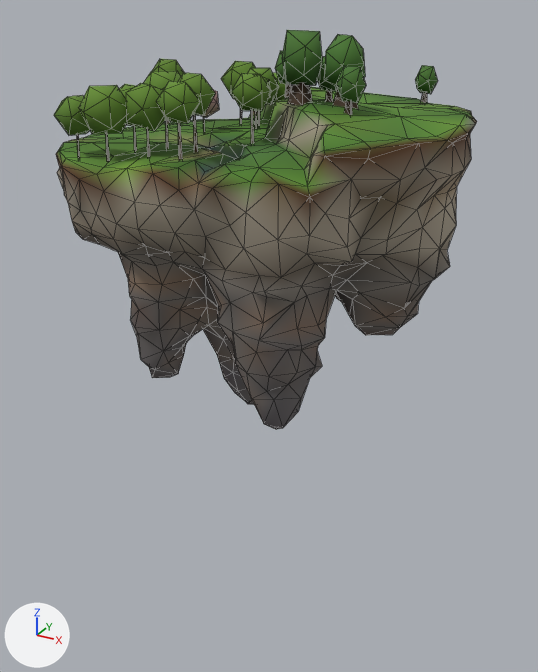
Two versions of the glTF model public/assets/models/islands/island-terrace-lod2.glb, one commit apart.
The view is the same before and after, from a camera (50 mm lens) standing at (65.6, -118.3, 21.7) and looking at (3.3, -5.0, -35.0). The lights are fixed; the arrows at lower left show +X, +Y and +Z. The older version comes first. Mesh edges are drawn as thin lines. Where no turn or scale is listed for an object, it has been applied to the vertices.

Before the edit, the objects in view are built like this:
```python
me_silhouette = bpy.data.meshes.new('Silhouette')
me_silhouette.from_pydata(...)  # 1321 vertices, 2446 faces; spans x -36.6..36.6, y -33.4..33.4, z -35.2..35.2
me_silhouette.materials.append(mat_island_silhouette)
ob_silhouette = bpy.data.objects.new('Silhouette', me_silhouette)
ob_silhouette.location = (0.5, 1.8, -16.5)
```
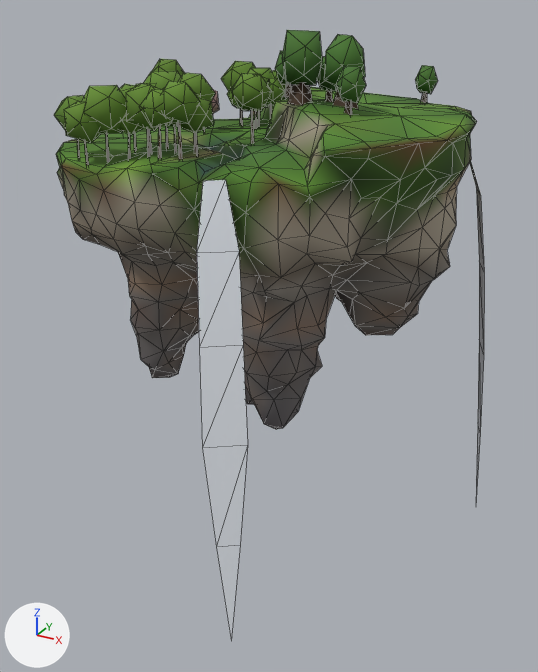
Where the newer file only moved an object's origin or applied its transform, the numbers keep the older frame.

What changed in the scene script:
```text
Change me_silhouette:
    remove me_silhouette.from_pydata(...)  # 1321 vertices, 2446 faces; spans x -36.6..36.6, y -33.4..33.4, z -35.2..35.2
    add me_silhouette.from_pydata(...)  # 1565 vertices, 2816 faces; spans x -36.6..41.1, y -41.0..33.4, z -58.8..35.1
    me_silhouette part 1: the loose piece of 10 vertices spanning x -3.6..-3.0, y -20.2..-19.7, z 17.0..23.6 is copied, and the copy is scaled about its middle by (0.688, 0.635, 0.713), then moved by (-2.8, -1.5, -1.1); it spans x -6.4..-6.0, y -21.7..-21.3, z 16.9..21.6
    me_silhouette part 2: the loose piece of 12 vertices spanning x -5.3..0.9, y -28.7..-22.8, z 22.4..28.4 is copied, and the copy is multiplied about its middle by the matrix ((-0.614, -0.444, 0.049), (0.446, -0.613, 0.034), (0.02, 0.057, 0.757)), then moved by (-8.7, -0.7, -2.8); it spans x -13.3..-8.4, y -29.1..-24.0, z 20.3..24.8
    me_silhouette part 3: the loose piece of 10 vertices spanning x -14.2..-13.7, y -28.7..-28.3, z 15.6..21.1 is copied, and the copy is multiplied about its middle by the matrix ((0.107, -0.868, 0.035), (0.868, 0.107, 0.006), (-0.01, 0.034, 0.874)), then moved by (2.7, 1.7, 0.1); it spans x -11.6..-10.9, y -27.0..-26.5, z 16.1..20.9
    me_silhouette part 4: the loose piece of 12 vertices spanning x -8.1..-2.8, y 0.2..6.2, z 22.3..27.5 is copied, and the copy is multiplied about its middle by the matrix ((-1.014, 0.112, -0.006), (-0.112, -1.01, 0.087), (0.003, 0.087, 1.016)), then moved by (0.8, 6.6, 0.2); it spans x -7.5..-1.9, y 6.8..12.9, z 22.3..27.7
    me_silhouette part 5: the loose piece of 10 vertices spanning x -9.6..-9.1, y -19.5..-19.1, z 16.7..22.5 is copied, and the copy is multiplied about its middle by the matrix ((-1.032, -0.12, 0.047), (0.117, -1.031, -0.065), (0.054, -0.06, 1.037)), then moved by (-0.6, -3.4, 0.1); it spans x -10.4..-9.9, y -23.0..-22.3, z 16.7..22.6
    me_silhouette part 6: the loose piece of 12 vertices spanning x -8.1..-2.8, y 0.2..6.2, z 22.3..27.5 is copied, and the copy is multiplied about its middle by the matrix ((-0.104, -0.911, 0.008), (0.91, -0.103, 0.042), (-0.041, 0.013, 0.916)), then moved by (1.5, 2.8, -0.7); it spans x -6.6..-1.2, y 3.5..8.6, z 21.7..26.5
    me_silhouette part 7: the loose piece of 12 vertices spanning x -5.3..0.9, y -28.7..-22.8, z 22.4..28.4 is copied, and the copy is multiplied about its middle by the matrix ((0.06, -0.905, 0.047), (0.906, 0.062, 0.025), (-0.028, 0.045, 0.906)), then moved by (-2.8, -0.7, -0.8); it spans x -7.7..-2.4, y -29.3..-23.6, z 21.9..27.3
    me_silhouette part 8: the loose piece of 10 vertices spanning x -14.2..-13.9, y -21.8..-21.4, z 16.3..21.3 is copied, and the copy is turned -82.1 degrees about the z axis through its middle and scaled by 1.16, then moved by (8.8, -4.9, 0.9); it spans x -5.5..-4.9, y -26.9..-26.4, z 16.8..22.5
    me_silhouette part 9: the loose piece of 12 vertices spanning x -11.1..-3.2, y 4.4..11.4, z 21.5..28.1 is copied, and the copy is turned -46 degrees about the z axis through its middle and scaled by 0.785, then moved by (-3.3, -1.1, -1.7); it spans x -13.4..-7.6, y 4.3..9.4, z 20.5..25.7
    me_silhouette part 10: the loose piece of 12 vertices spanning x -12.3..-4.3, y -28.9..-21.8, z 21.1..27.8 is copied, and the copy is multiplied about its middle by the matrix ((-0.75, -0.338, -0.029), (0.337, -0.75, 0.023), (-0.036, 0.009, 0.822)), then moved by (6.7, 3.0, -1.0); it spans x -4.7..1.4, y -25.7..-19.0, z 20.6..26.2
    me_silhouette part 11: the loose piece of 12 vertices spanning x -17.8..-9.7, y -32.8..-24.3, z 20.4..27.5 is copied, and the copy is multiplied about its middle by the matrix ((0.18, 0.806, -0.029), (-0.804, 0.181, 0.05), (0.055, 0.018, 0.824)), then moved by (-2.5, -2.3, -1.6); it spans x -19.8..-12.7, y -33.9..-27.9, z 19.4..25.4
    me_silhouette part 12: the loose piece of 10 vertices spanning x -14.2..-13.9, y -21.8..-21.4, z 16.3..21.3 is copied, and the copy is scaled about its middle by (-0.988, -0.837, 0.912), then moved by (-2.0, -9.4, -1.1); it spans x -16.3..-15.8, y -31.3..-30.9, z 15.4..20.0
    me_silhouette part 13: 12 vertices added at x 7.7..15.5, y -41.0..-32.6, z -58.8..16.5
    me_silhouette part 14: 12 vertices added at x 30.9..41.1, y 7.6..15.0, z -56.9..18.4
    me_silhouette part 15: 359 kept faces spanning x -36.6..36.6, y -33.4..33.4, z 0.3..23.3 get new vertex colours
    other edits to the shape of me_silhouette do not show in these pictures
```

Where the change shows, as pixel boxes (x1, y1, x2, y2) in the pictures (538 x 672 px):
'Silhouette', reshaped (53% taller)
    before: (54, 30, 477, 429)
    after: (54, 30, 484, 640)
part 1 of me_silhouette, added
    after: (174, 127, 177, 152)
part 2 of me_silhouette, added
    after: (120, 113, 143, 135)
part 3 of me_silhouette, added
    after: (128, 134, 131, 159)
part 4 of me_silhouette, added (mostly hidden)
    after: (272, 70, 286, 97)
part 5 of me_silhouette, added
    after: (148, 129, 152, 153)
part 6 of me_silhouette, added
    after: (265, 78, 285, 105)
part 7 of me_silhouette, added (green)
    after: (141, 89, 172, 127)
part 8 of me_silhouette, added
    after: (158, 126, 162, 159)
part 9 of me_silhouette, added
    after: (227, 82, 240, 108)
part 10 of me_silhouette, added (green)
    after: (176, 97, 214, 133)
part 11 of me_silhouette, added (green)
    after: (64, 102, 100, 143)
part 12 of me_silhouette, added
    after: (84, 141, 89, 165)
part 13 of me_silhouette, added
    after: (197, 180, 248, 640)
part 14 of me_silhouette, added
    after: (470, 161, 484, 495)
part 15 of me_silhouette, recoloured
    both: (56, 114, 477, 278)
